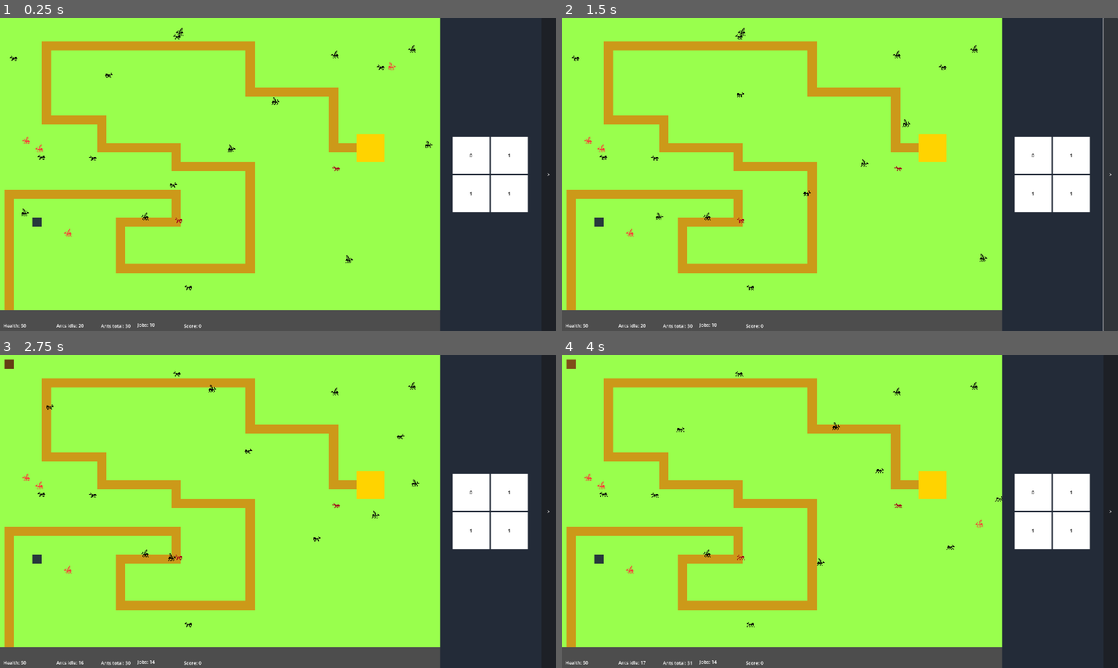
Above: before the commit, frames 1-4 (two rows, left to right).
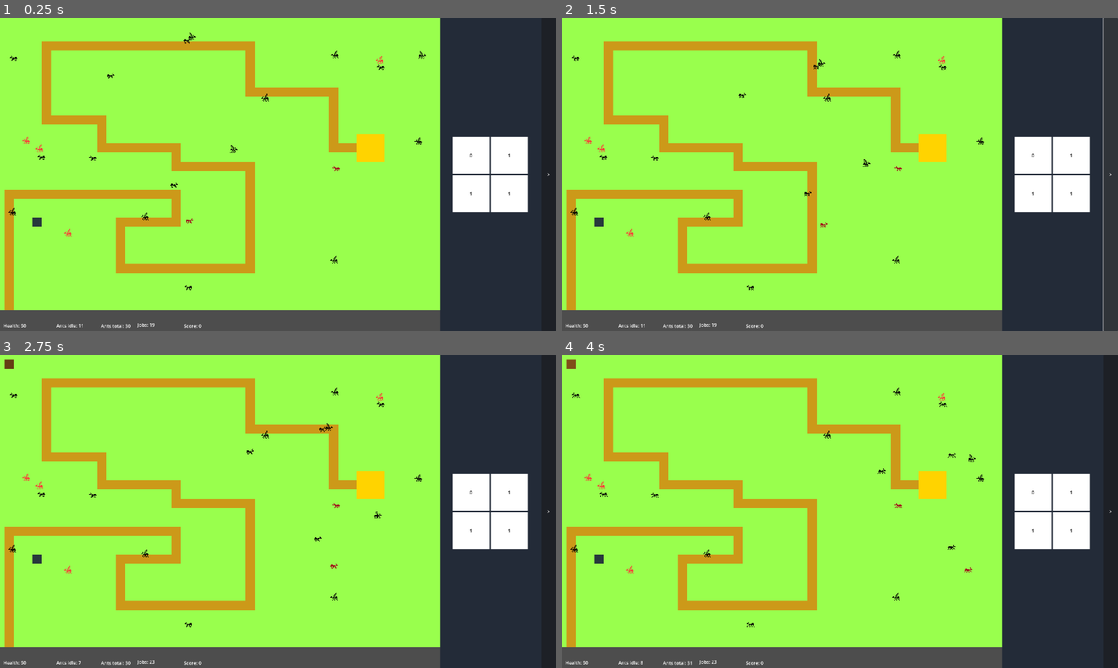
Above: after the commit, the same moments.

Repository: Harrimaga/LD56
Game: Godot game, scene res://Scenes/Main.tscn
Same seed, same stepped clock (60 frames per second), same inputs: the game is played once before the commit and once after it.
Inputs (mouse positions are in pixels of both pictures, inside the frame that each line leads up to):
- Up to frame 1 (0.25 s): no input
- Up to frame 2 (1.5 s): click ">" at 0.5 s; click "<" at 1.25 s
- Up to frame 3 (2.75 s): click (11, 364) at 2.02 s
- Up to frame 4 (4 s): click "0" at 2.75 s; click "1" at 3.5 s

The runs differ from the first frame. In frame 1, 0.3% of the frame differs, in the area x 1-78%, y 3-99%; in frame 2, 0.3%; in frame 3, 0.3%; in frame 4, 0.3%.

Commit message:
Building buildings!

Diff:
--- a/Core/GameflowManager.gd
+++ b/Core/GameflowManager.gd
@@ -15,9 +15,11 @@
 }
 
 var buildings : Dictionary = {
-
+	Location.BuildingType.MINE : preload("res://Scenes/Locations/Mine.tscn"),
+	Location.BuildingType.AMMO : preload("res://Scenes/Locations/AmmoBuilding.tscn")
 }
 
 var TD_screen_active : bool = true
 
 var stockpile_buildings : Array[Location] = []
+var ammo_buildings : Array[Location] = []
--- a/Core/TaskManager.gd
+++ b/Core/TaskManager.gd
@@ -45,6 +45,9 @@
 
 	return task
 
+func re_add_task(task : Task):
+	task_pool.push_back(task)
+
 func remove_task(task : Task):
 	var i = task_pool.size() - 1
 	while i >= 0:
@@ -54,6 +57,8 @@
 				ant.task = null
 				ant.temp_origin = null
 				ant.path = []
+
+			task.worker_pool = []
 
 			worker_pool.append_array(task.worker_pool)
 
--- a/Scenes/Locations/AmmoBuilding.tscn
+++ b/Scenes/Locations/AmmoBuilding.tscn
@@ -1,6 +1,28 @@
-[gd_scene load_steps=2 format=3 uid="uid://cbefj1elrkori"]
+[gd_scene load_steps=3 format=3 uid="uid://cbefj1elrkori"]
 
 [ext_resource type="Script" path="res://Scenes/Locations/ammo_building.gd" id="1_m1jrj"]
+[ext_resource type="Texture2D" uid="uid://fhdxapdf81dj" path="res://Assets/Textures/Pixel.png" id="2_qcbtj"]
 
-[node name="AmmoBuilding" type="Sprite2D"]
+[node name="AmmoBuilding" type="Node2D"]
+z_index = 1
 script = ExtResource("1_m1jrj")
+
+[node name="Sprite2D" type="Sprite2D" parent="."]
+texture = ExtResource("2_qcbtj")
+
+[node name="Label" type="Label" parent="."]
+offset_left = -5.0
+offset_top = -12.0
+offset_right = 35.0
+offset_bottom = 11.0
+theme_override_colors/font_color = Color(0, 0, 0, 1)
+text = "A"
+
+[node name="RichTextLabel" type="RichTextLabel" parent="."]
+self_modulate = Color(0, 0, 0, 1)
+offset_left = 10.0
+offset_top = -12.0
+offset_right = 169.0
+offset_bottom = 12.0
+bbcode_enabled = true
+text = "Stock: 0"
--- a/Scenes/Locations/ammo_building.gd
+++ b/Scenes/Locations/ammo_building.gd
@@ -2,22 +2,67 @@
 
 var time_per_ammo : float = 5
 var timer : float
+var capacity : int = 2
+
+var wood_task : TaskManager.Task
+var stone_task : TaskManager.Task
+
+var active_tasks : Array[bool] = [false, false]
 
 # Called when the node enters the scene tree for the first time.
 func _ready() -> void:
 	timer = time_per_ammo
 
+	wood_task = TaskManager.add_task(null, self, capacity, -1, false)
+	stone_task = TaskManager.add_task(null, self, capacity, -1, true)
+
+	active_tasks = [true, true]
+
+	GameflowManager.ammo_buildings.append(self)
+
+func destination_action(ant : Ant, delta : float):
+	ant.remove_from_inventory()
+
+	if stockpile[0] > 50:
+		TaskManager.remove_task(wood_task)
+		active_tasks[0] = false
+	if stockpile[1] > 50:
+		TaskManager.remove_task(stone_task)
+		active_tasks[1] = false
+
+func origin_action(ant : Ant, delta : float):
+	if ant.task.wood:
+		while ant.add_to_inventory(CarryingResource.new(CarryingResource.ResourceType.WOODAMMO)) and stockpile[2] > 0:
+			stockpile[2] -= 1
+	else:
+		while ant.add_to_inventory(CarryingResource.new(CarryingResource.ResourceType.STONEAMMO)) and stockpile[3] > 0:
+			stockpile[3] -= 1
+
+	if ant.inventory.size() < ant.inventory_max:
+		return false
+	return true
+
+
 # Called every frame. 'delta' is the elapsed time since the previous frame.
 func _process(delta: float) -> void:
+
+	$RichTextLabel.text = "Stock: %s/%s/%s/%s" % stockpile
+
+	if stockpile[0] < 25 and !active_tasks[0]:
+		TaskManager.re_add_task(wood_task)
+		active_tasks[0] = true
+	if stockpile[1] < 25 and !active_tasks[1]:
+		TaskManager.re_add_task(stone_task)
+		active_tasks[1] = true
 
 	if stockpile[0] > 0 or stockpile[1] > 0:
 		timer -= delta
 
 		if timer <= 0:
 			timer = time_per_ammo
-			if stockpile[0] > 0:
+			if stockpile[0] > 0 and stockpile[2] < 50:
 				stockpile[0] -= 1
-				stockpile[2] += 1
-			if stockpile[1] > 0:
+				stockpile[2] += 5
+			if stockpile[1] > 0 and stockpile[3] < 50:
 				stockpile[1] -= 1
-				stockpile[3] += 1
+				stockpile[3] += 5
--- a/Scenes/Locations/basic_tower.gd
+++ b/Scenes/Locations/basic_tower.gd
@@ -8,8 +8,7 @@
 
 # Called when the node enters the scene tree for the first time.
 func _ready() -> void:
-	pass # Replace with function body.
-
+	TaskManager.add_task(null, self, 5, -1, false)
 
 # Called every frame. 'delta' is the elapsed time since the previous frame.
 func _process(delta: float) -> void:
--- a/Scenes/Locations/location.gd
+++ b/Scenes/Locations/location.gd
@@ -4,6 +4,8 @@
 enum TowerType { BASIC, FLAK, OBSTACLE, BRIDGE }
 
 var stockpile : Array[int] = [0, 0, 0, 0] ## Wood, Stone, WoodAmmo, StoneAmmo
+
+var is_tower : bool
 
 func origin_action(ant : Ant, delta : float):
 	pass
--- a/Scenes/Locations/mine.gd
+++ b/Scenes/Locations/mine.gd
@@ -6,7 +6,6 @@
 
 # Called when the node enters the scene tree for the first time.
 func _ready() -> void:
-	stockpile = [0, 10]
 	add_task()
 
 # Called every frame. 'delta' is the elapsed time since the previous frame.
--- a/Scenes/Main.tscn
+++ b/Scenes/Main.tscn
@@ -80,6 +80,7 @@
 
 [node name="BuildingButton2" parent="CanvasLayer/HBoxContainer/Panel/HBoxContainer/BuildingButtons" instance=ExtResource("3_ioc5v")]
 layout_mode = 2
+building_type = 4
 
 [node name="BuildingButton3" parent="CanvasLayer/HBoxContainer/Panel/HBoxContainer/BuildingButtons" instance=ExtResource("3_ioc5v")]
 layout_mode = 2
--- a/Scenes/Resources/ammo.gd
+++ /dev/null
@@ -1,8 +0,0 @@
-class_name CarryingAmmo extends Node
-
-enum AmmoType { WOOD, STONE }
-
-var type : AmmoType
-
-func _init(p_type : AmmoType) -> void:
-	type = p_type
--- a/Scenes/Resources/resource.gd
+++ b/Scenes/Resources/resource.gd
@@ -1,6 +1,6 @@
 class_name CarryingResource extends Node
 
-enum ResourceType {WOOD, STONE}
+enum ResourceType {WOOD, STONE, WOODAMMO, STONEAMMO}
 
 var type : ResourceType
 
--- a/Scenes/Tiles/ground.gd
+++ b/Scenes/Tiles/ground.gd
@@ -8,6 +8,7 @@
 var building : Location
 var planned_building : Location.BuildingType
 var planned_tower : Location.TowerType
+var building_tower : bool = false
 
 var resources_needed_for_building : Array[int] = [0, 0]
 var time_to_build : float
@@ -49,11 +50,13 @@
 func plan_building():
 	resources_needed_for_building = [0, 9]
 	planned_building = GameflowManager.selected_building
+	time_to_build = 20
 	plan()
 
 func plan_tower():
 	resources_needed_for_building = [0, 9]
 	planned_tower = GameflowManager.selected_tower
+	building_tower = true
 	time_to_build = 10
 	plan()
 
@@ -75,8 +78,9 @@
 
 				var b : Location
 
-				if planned_tower != null:
+				if building_tower:
 					b = GameflowManager.towers[planned_tower].instantiate()
+					b.is_tower = true
 				else:
 					b = GameflowManager.buildings[planned_building].instantiate()
 
--- a/Scenes/Units/ant.gd
+++ b/Scenes/Units/ant.gd
@@ -64,10 +64,16 @@
 		var closest : Location
 		var distance : float = INF
 
-		for t in GameflowManager.stockpile_buildings:
-			if t.stockpile[0 if task.wood else 1] > 0 and (t.global_position - global_position).length_squared() < distance:
-				closest = t
-				distance = (t.global_position - global_position).length_squared()
+		if task.destination.is_tower:
+			for t in GameflowManager.ammo_buildings:
+				if t.stockpile[2 if task.wood else 3] > 0 and (t.global_position - global_position).length_squared() < distance:
+					closest = t
+					distance = (t.global_position - global_position).length_squared()
+		else:
+			for t in GameflowManager.stockpile_buildings:
+				if t.stockpile[0 if task.wood else 1] > 0 and (t.global_position - global_position).length_squared() < distance:
+					closest = t
+					distance = (t.global_position - global_position).length_squared()
 
 		if closest != null:
 			temp_origin = closest
--- a/Scenes/map.gd
+++ b/Scenes/map.gd
@@ -27,6 +27,7 @@
 	GameflowManager.projectiles = $Projectiles
 
 	var tower : Location = tower_scene.instantiate()
+	tower.is_tower = true
 	build(tower, 4, 22)
 
 	var mine : Location = mine_scene.instantiate()
@@ -35,6 +36,8 @@
 	var mine2 : Location = mine_scene.instantiate()
 	build(mine2, 70, 2)
 	GameflowManager.stockpile_buildings.append(mine2)
+	var ammo : Location = GameflowManager.buildings[Location.BuildingType.AMMO].instantiate()
+	build(ammo, 60, 9)
 
 
 # Called every frame. 'delta' is the elapsed time since the previous frame.
